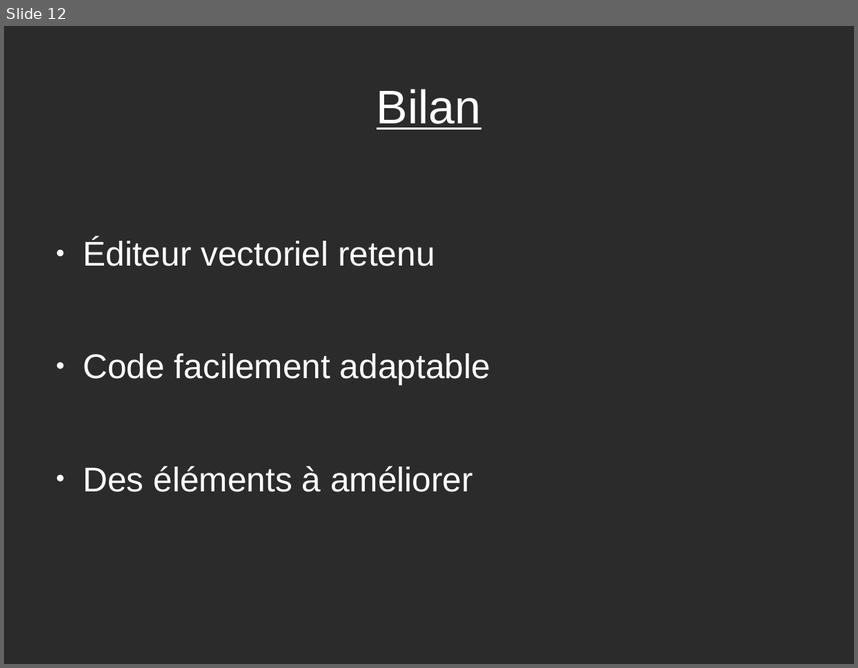
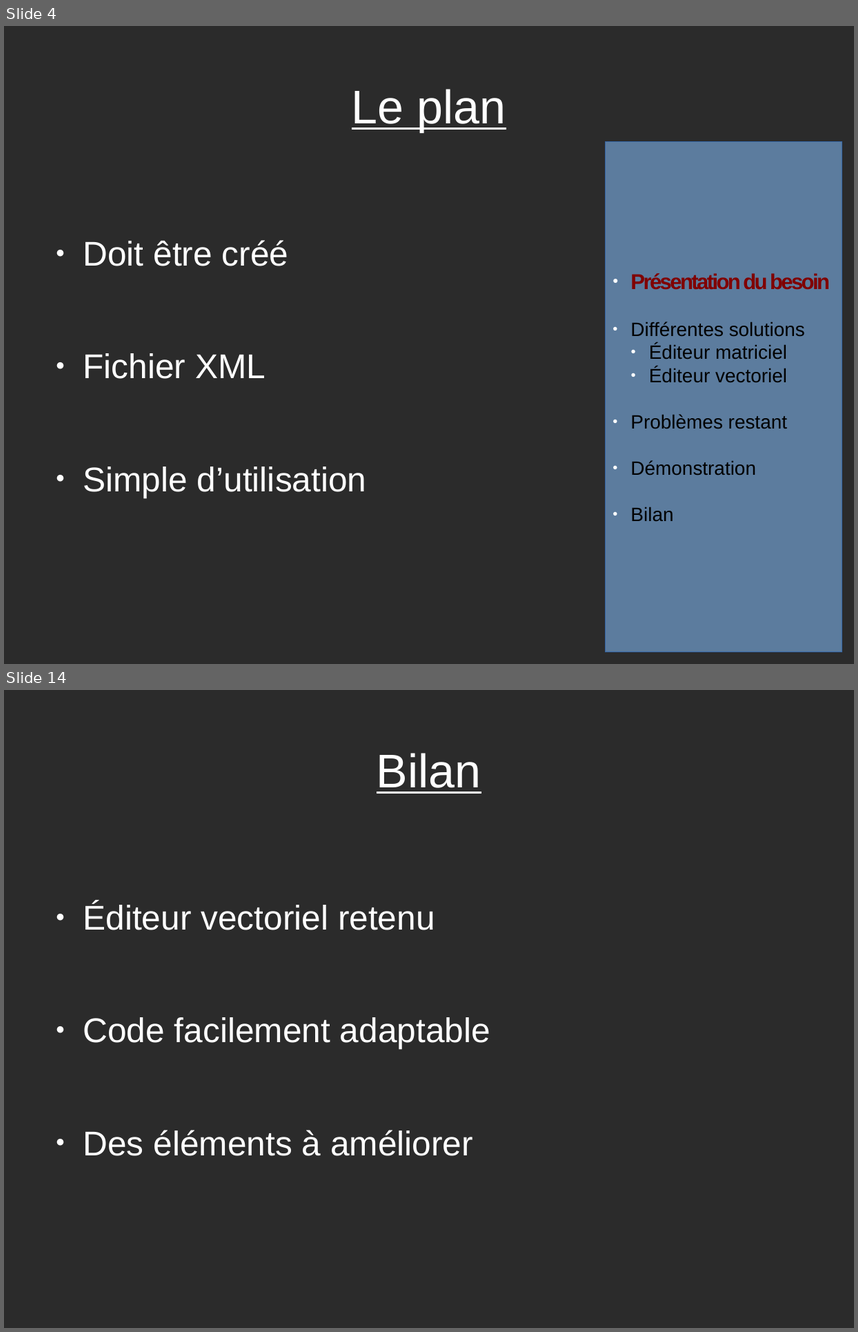
Before and after one commit to VisiteVirtuelle/-diteur-de-maison, a slide deck: Pour présentation/_Diapo de Projet.odp. Shown one above the other, each under a label of ours: slide 12 before the commit, slides 4 and 14 after it; the slides between them are not shown. The pictures are 858x668 and 858x1332 pixels, drawn with LibreOffice and Linux fonts; fonts in the diff are those of the drawing; background and template pictures are left out; a plain dark background stands for a picture behind light text. Boxes give left, top, right and bottom in pixels: in the first picture for what was removed or moved away, otherwise in the second. Text is boxed around its words. In the diff, an @@ line names an element or a change of style, - is before the commit and + after.

```diff
--- a/Pour présentation/_Diapo de Projet.odp
+++ b/Pour présentation/_Diapo de Projet.odp
@@ slide 4 added at box(4, 26, 854, 664), background picture (left out) @@
@@ title added at box(352, 89, 506, 132), 44 pt, text #FFFFFF, underline @@
+Le plan
@@ rectangle added at box(606, 142, 842, 652), fill #729FCF at 70% opacity, outline #3465A4 0 pt, 18 pt, text #000000 @@
+● Présentation du besoin
+● Différentes solutions
+  ● Éditeur matriciel
+  ● Éditeur vectoriel
+● Problèmes restant
+● Démonstration
+● Bilan
@@ text added at box(83, 240, 367, 497), 32 pt, text #FFFFFF @@
+● Doit être créé
+● Fichier XML
+● Simple d’utilisation
@@ what was slide 12 is now slide 14 @@
```
Also in this commit, not shown: 8 slides changed, 3 other slides added, 2 slides removed, 1 other file.
